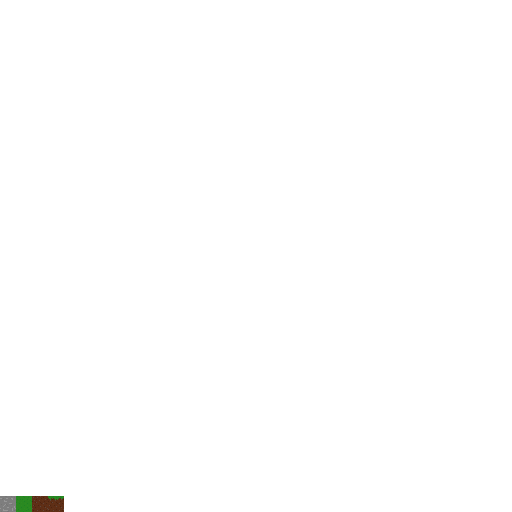
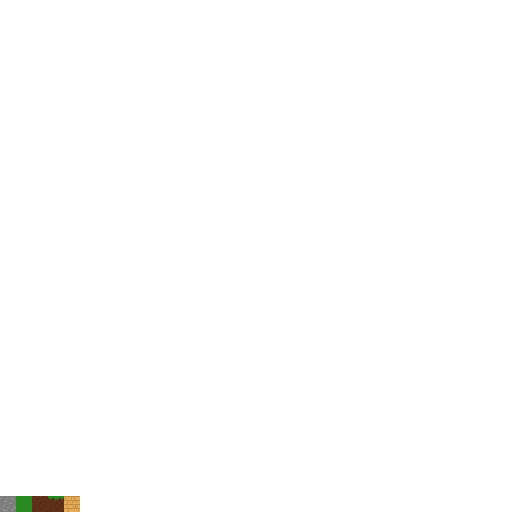
Before/after of a 512x512 layered artwork. What changed in the layer stack:
painted on "Textures" over [left=64, top=496, right=80, bottom=512]
